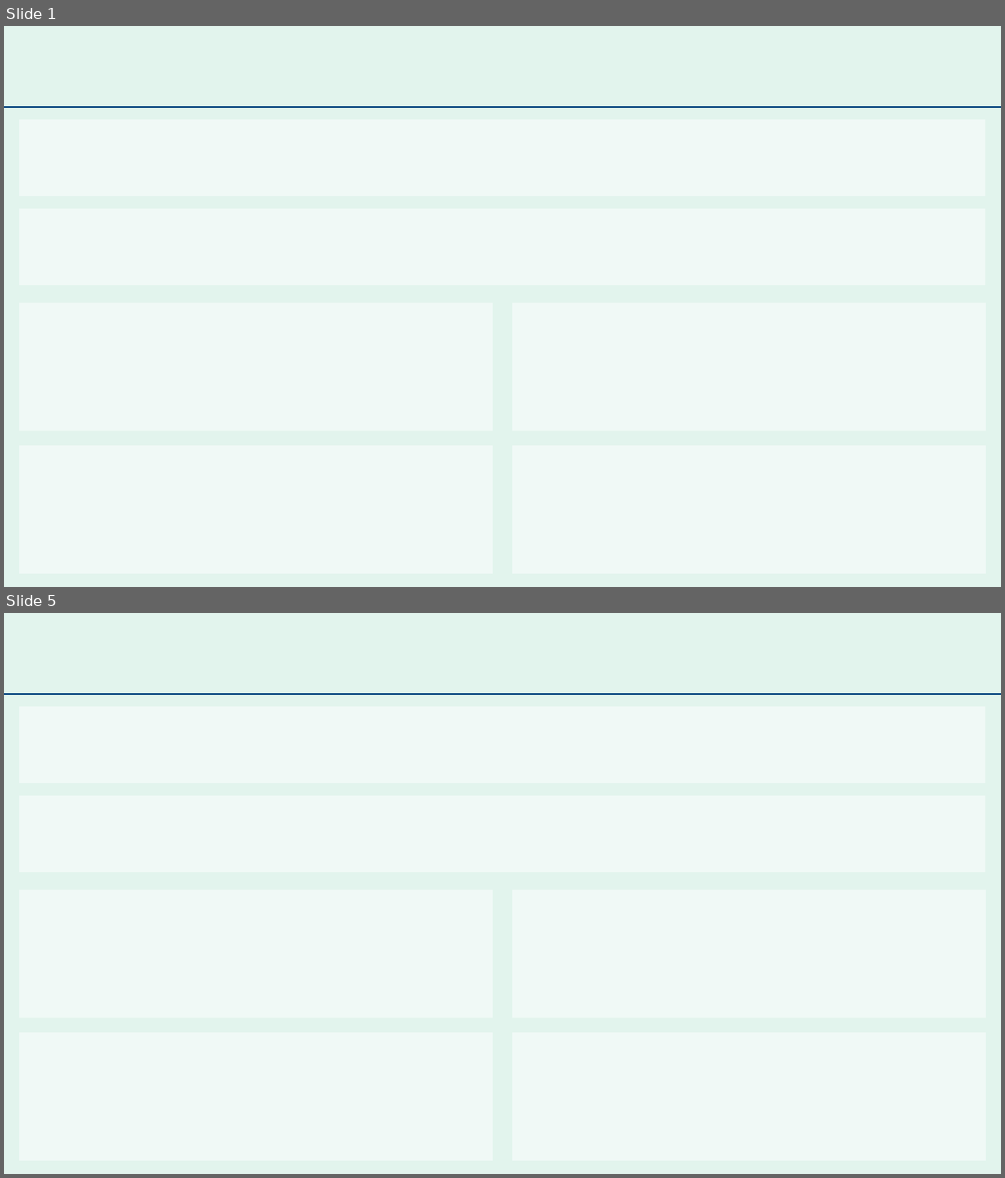
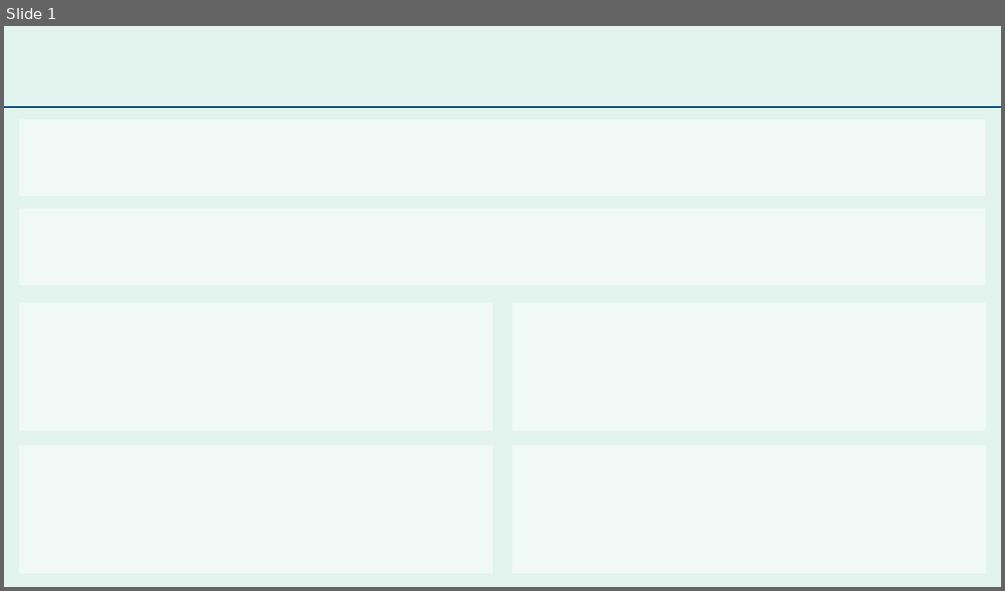
Before and after one commit to aditya-lashkari/Payer_Provider_Healthcare_Analysis, a slide deck: 3.Designs/Wireframe Deck.pptx. Shown one above the other, each under a label of ours: slides 1 and 5 before the commit, slide 1 after it; the slides between them are not shown. The pictures are 1005x1178 and 1005x591 pixels, drawn with LibreOffice and Linux fonts; fonts in the diff are those of the drawing. Boxes give left, top, right and bottom in pixels: in the first picture for what was removed or moved away, otherwise in the second. Text is boxed around its words. In the diff, an @@ line names an element or a change of style, - is before the commit and + after.

```diff
--- a/3.Designs/Wireframe Deck.pptx
+++ b/3.Designs/Wireframe Deck.pptx
@@ slide 5 removed at bbox=[4, 613, 1001, 1174], background #E2F4ED @@
@@ line removed from (4, 694) to (1001, 694) @@
@@ rectangle removed at bbox=[19, 706, 985, 783] @@
@@ rectangle removed at bbox=[19, 795, 985, 872] @@
@@ rectangle removed at bbox=[19, 890, 493, 1018] @@
@@ rectangle removed at bbox=[512, 890, 986, 1018] @@
@@ rectangle removed at bbox=[19, 1032, 493, 1160] @@
@@ rectangle removed at bbox=[512, 1032, 986, 1160] @@
```
Also in this commit, not shown: 2 slides changed, 1 slide added, 9 other files.
